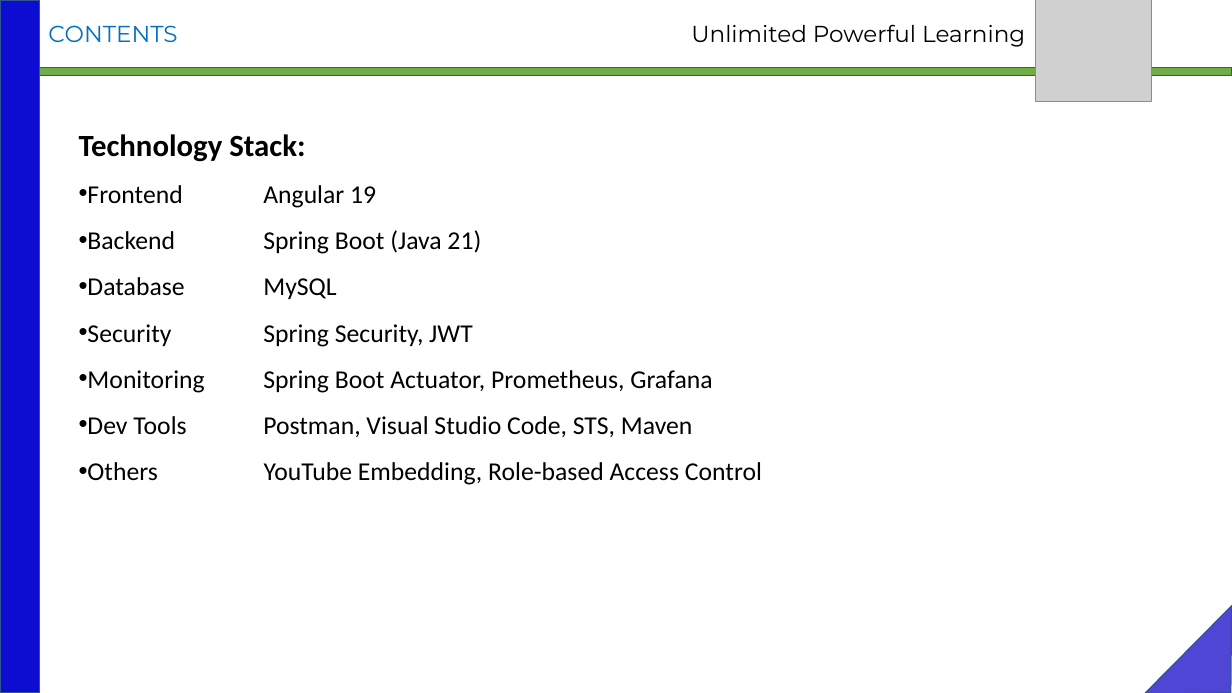
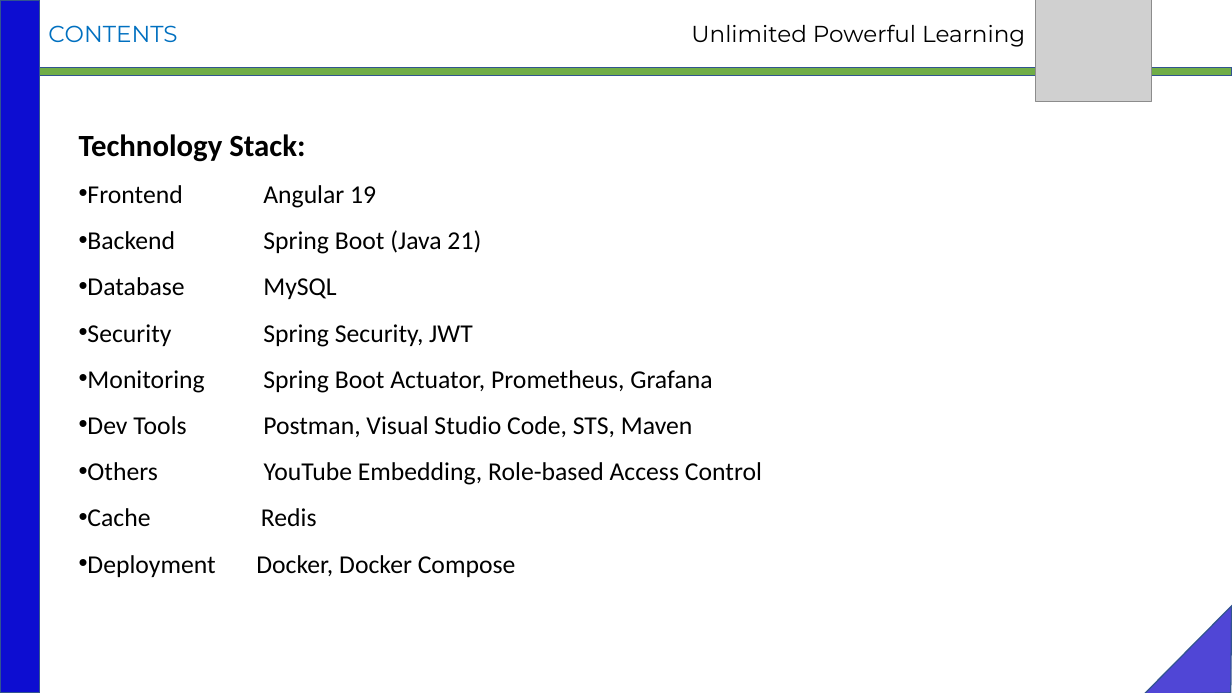
Before and after one commit to MaryPriyanga/springboot-angular-tutorial-app, a slide deck: slide 10 of UPL_TUTORIAL.pptx (slide 9 before the commit). Drawn at 1232x693 pixels with LibreOffice and Linux fonts; fonts in the diff are those of the drawing; grey boxes stand for pictures. Boxes give left, top, right and bottom in pixels: in the first picture for what was removed or moved away, otherwise in the second. Text is boxed around its words. In the diff, an @@ line names an element or a change of style, - is before the commit and + after.

Commit message:
modified to include redis and few enhancement

```diff
--- a/UPL_TUTORIAL.pptx
+++ b/UPL_TUTORIAL.pptx
@@ text at (87, 508, 516, 577): paragraphs added @@
+• Cache Redis
+• Deployment Docker, Docker Compose
```
Also in this commit, not shown: 3 other slides changed, 2 slides added, 16 other files.
